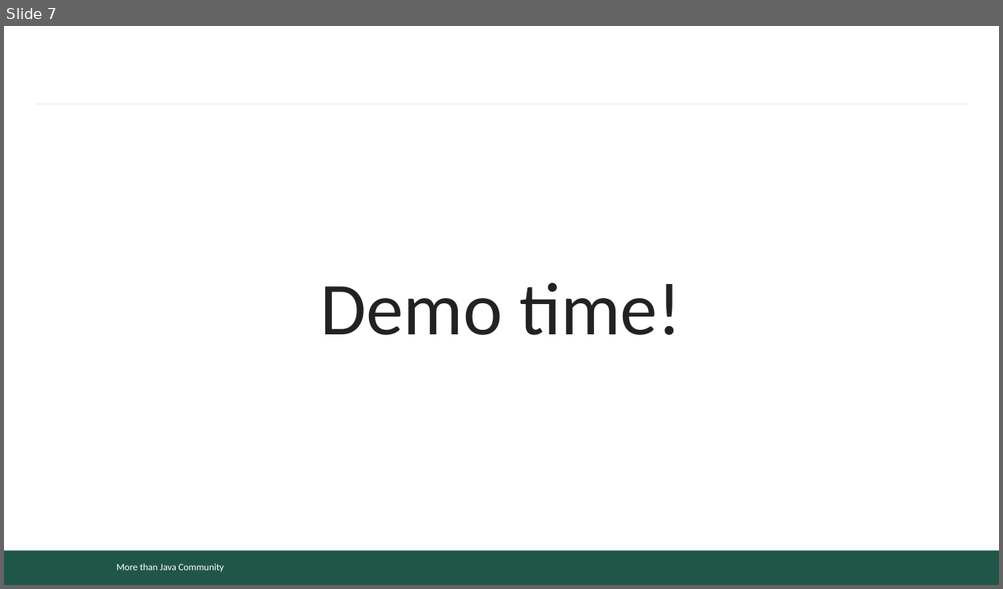
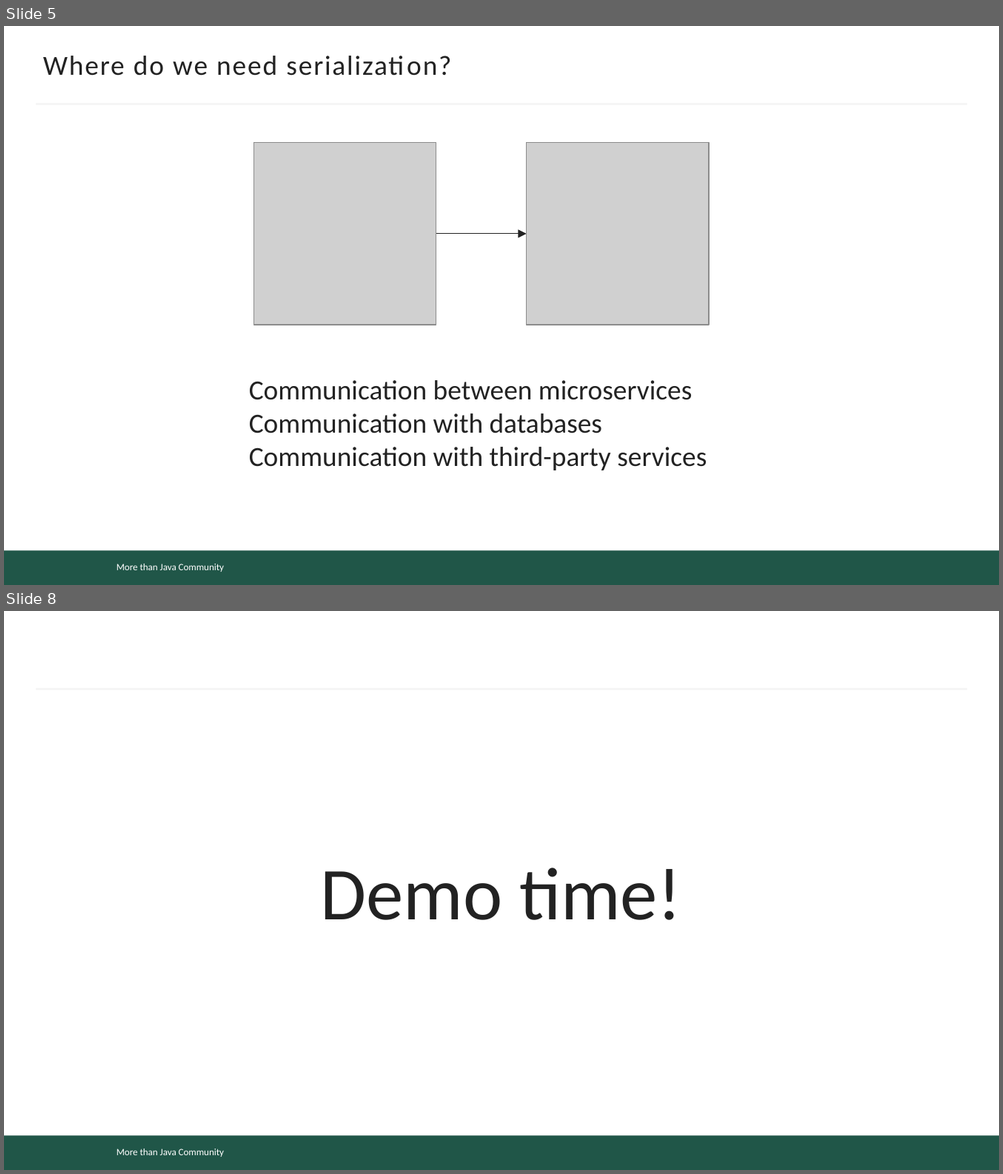
Before and after one commit to mjc-school/MJC-School, a slide deck: stage #4/light-talks/serialization/serialization.pptx. Shown one above the other, each under a label of ours: slide 7 before the commit, slides 5 and 8 after it; the slides between them are not shown. The pictures are 1003x589 and 1003x1174 pixels, drawn with LibreOffice and Linux fonts; fonts in the diff are those of the drawing; grey boxes stand for pictures; background and template pictures are left out. Boxes give left, top, right and bottom in pixels: in the first picture for what was removed or moved away, otherwise in the second. Text is boxed around its words. In the diff, an @@ line names an element or a change of style, - is before the commit and + after.

```diff
--- a/stage #4/light-talks/serialization/serialization.pptx
+++ b/stage #4/light-talks/serialization/serialization.pptx
@@ slide 5 added at (x1=4, y1=26, x2=999, y2=585), background #FFFFFF; not listed: 3 template elements that a slide beside it also shows @@
@@ title added at (x1=43, y1=56, x2=277, y2=76), 20 pt, text #222222 @@
+Where do we need serialization?
@@ picture added at (x1=253, y1=142, x2=435, y2=324) @@
@@ picture added at (x1=526, y1=142, x2=708, y2=324) @@
@@ arrow added from (435, 234) to (526, 234), #222222 0.5 pt @@
@@ text added at (x1=249, y1=380, x2=706, y2=471), 20 pt, text #222222 @@
+Communication between microservices
+Communication with databases
+Communication with third-party services
@@ what was slide 7 is now slide 8 @@
```
Also in this commit, not shown: 18 other slides added, 11 slides removed.
